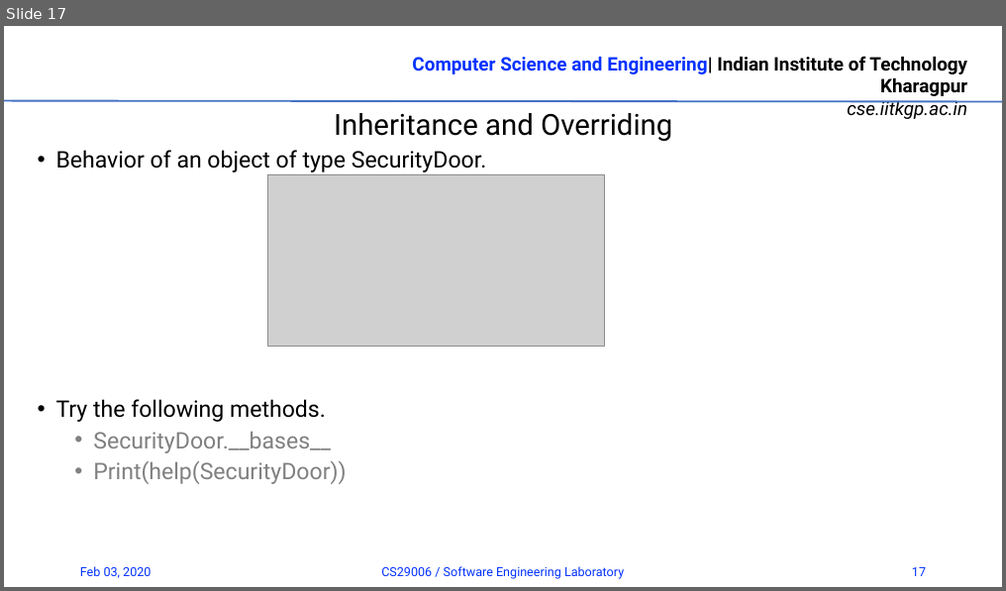
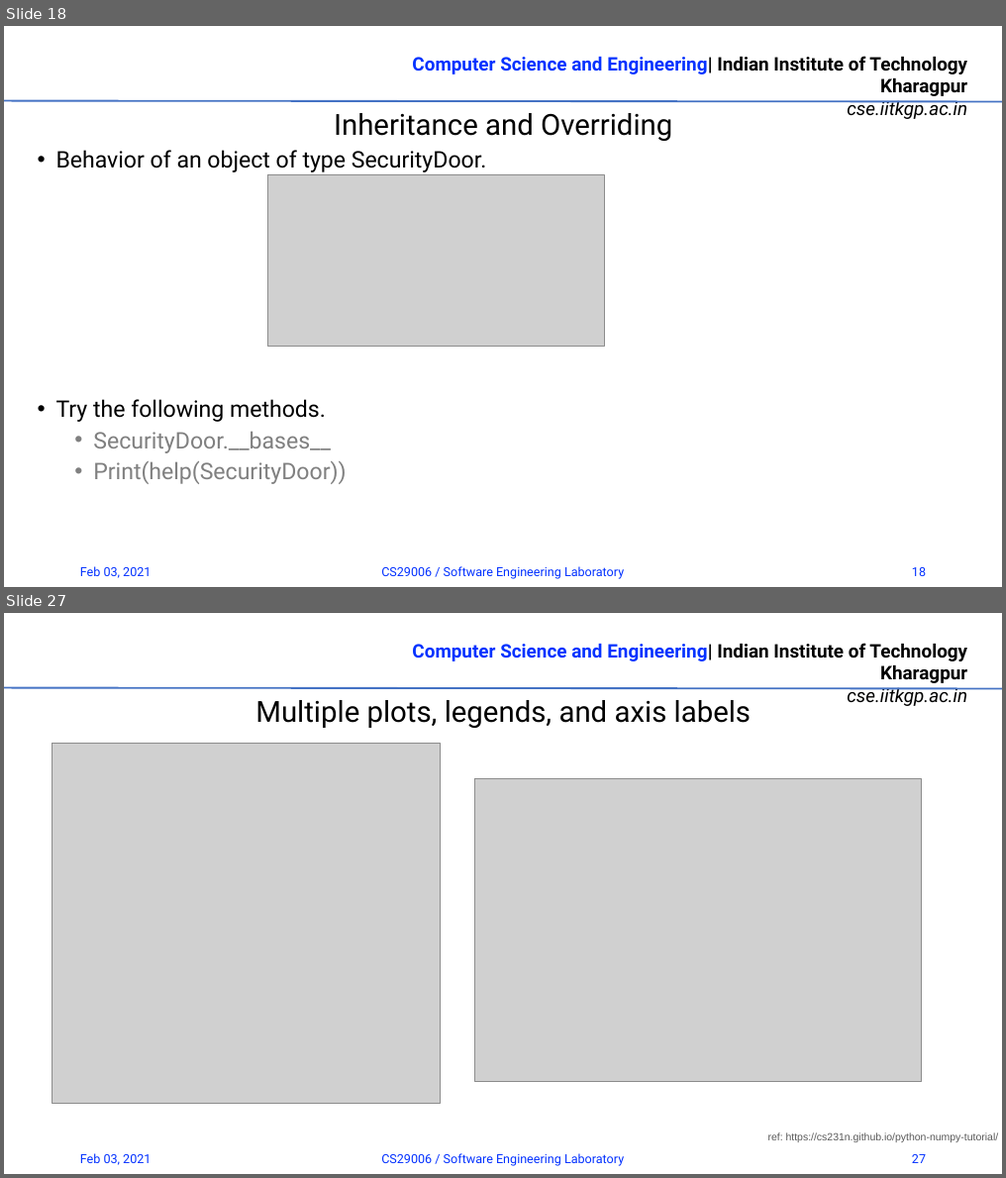
Before and after one commit to rrohit2901/CS29006_SW_Lab_Spr2021, a slide deck: 01_Introduction.pptx. Shown one above the other, each under a label of ours: slide 17 before the commit, slides 18 and 27 after it; the slides between them are not shown. The pictures are 1006x591 and 1006x1178 pixels, drawn with LibreOffice and Linux fonts; fonts in the diff are those of the drawing; grey boxes stand for pictures; background and template pictures are left out. Boxes give left, top, right and bottom in pixels: in the first picture for what was removed or moved away, otherwise in the second. Text is boxed around its words. In the diff, an @@ line names an element or a change of style, - is before the commit and + after.

```diff
--- a/01_Introduction.pptx
+++ b/01_Introduction.pptx
@@ slide 27 added at (x1=4, y1=613, x2=1002, y2=1174), background #FFFFFF; not listed: 2 template elements that a slide beside it also shows @@
@@ text added at (x1=255, y1=700, x2=750, y2=728), 28 pt, text #000000 @@
+Multiple plots, legends, and axis labels
@@ picture added at (x1=53, y1=744, x2=441, y2=1104) @@
@@ picture added at (x1=475, y1=779, x2=922, y2=1081) @@
@@ text added at (x1=768, y1=1133, x2=999, y2=1143), 10 pt, text #595959 @@
+ref: https://cs231n.github.io/python-numpy-tutorial/
@@ text added at (x1=80, y1=1154, x2=151, y2=1165), 12 pt, text #0432FF @@
+Feb 03, 2021
@@ text added at (x1=381, y1=1154, x2=624, y2=1166), 12 pt, text #0432FF @@
+CS29006 / Software Engineering Laboratory
@@ page number added at (x1=912, y1=1155, x2=926, y2=1163), 12 pt, text #0432FF @@
+27
@@ what was slide 17 is now slide 18 @@
@@ slide 18 changed as well @@
@@ text at (x1=80, y1=567, x2=151, y2=578): text changed @@
-Feb 03, 2020
+Feb 03, 2021
@@ page number at (x1=912, y1=568, x2=926, y2=576): text changed @@
-17
+18
```
Also in this commit, not shown: 16 other slides changed, 14 other slides added.
